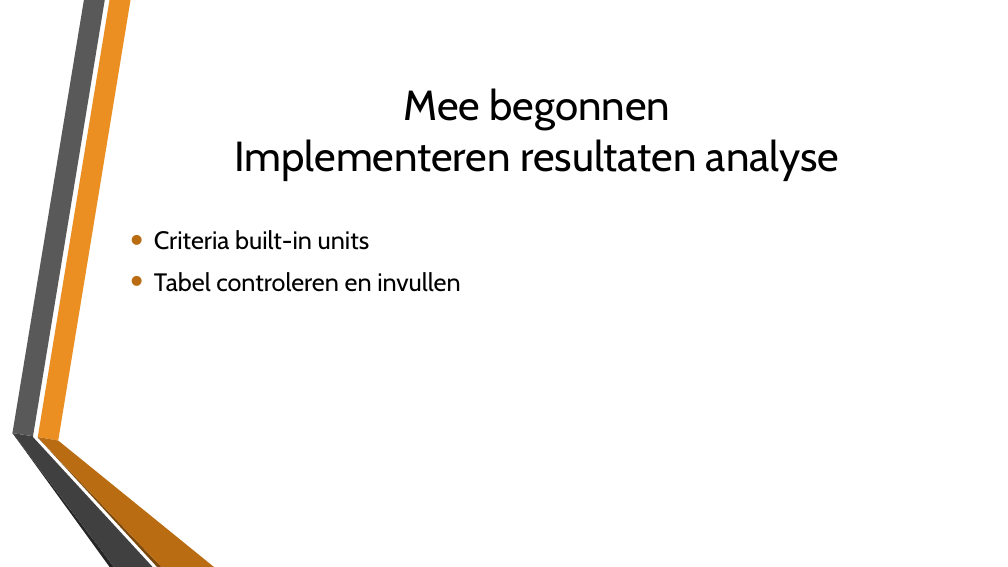
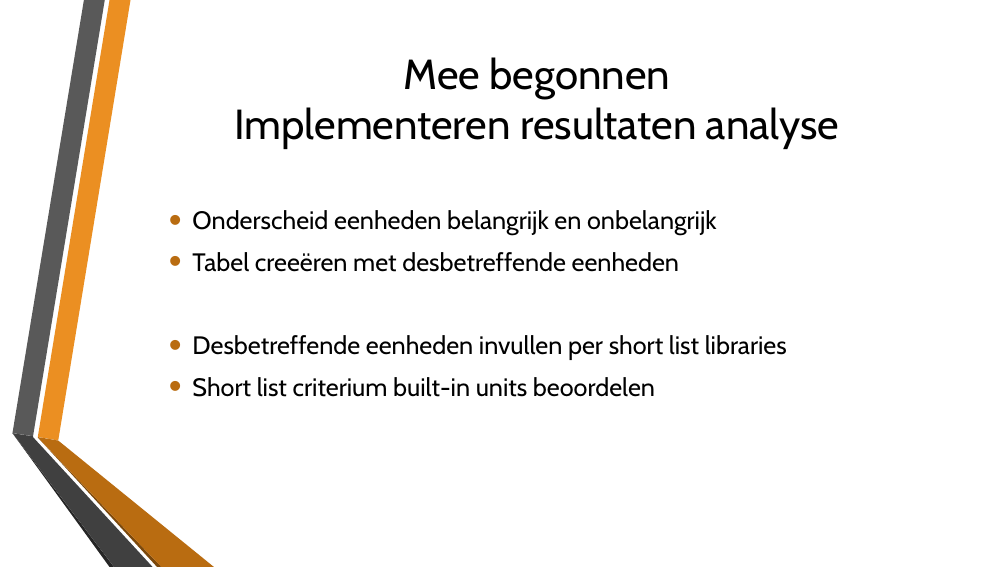
Before and after one commit to LarsSchool/school_repo, a slide deck: slide 13 of Stage Inspiro/Stagedocumenten/Eindpresentatie.pptx (slide 10 before the commit). Drawn at 1008x567 pixels with LibreOffice and Linux fonts; fonts in the diff are those of the drawing; background and template pictures are left out. Boxes give left, top, right and bottom in pixels: in the first picture for what was removed or moved away, otherwise in the second. Text is boxed around its words. In the diff, an @@ line names an element or a change of style, - is before the commit and + after.

```diff
--- a/Stage Inspiro/Stagedocumenten/Eindpresentatie.pptx
+++ b/Stage Inspiro/Stagedocumenten/Eindpresentatie.pptx
@@ title "Mee begonnen Implementeren resultaten analyse": place and size @@
-title "Mee begonnen Implementeren resultaten analyse" at <box>234,88,839,181</box>
+title "Mee begonnen Implementeren resultaten analyse" at <box>234,57,839,149</box>
@@ text removed at <box>154,230,460,292</box> @@
-• Criteria built-in units
-• Tabel controleren en invullen
@@ text added at <box>192,210,787,397</box>, 24 pt, text #000000 @@
+• Onderscheid eenheden belangrijk en onbelangrijk
+• Tabel creeëren met desbetreffende eenheden
+• Desbetreffende eenheden invullen per short list libraries
+• Short list criterium built-in units beoordelen
```
Also in this commit, not shown: 11 other slides changed, 4 slides added, 3 slides removed, 4 other files.
